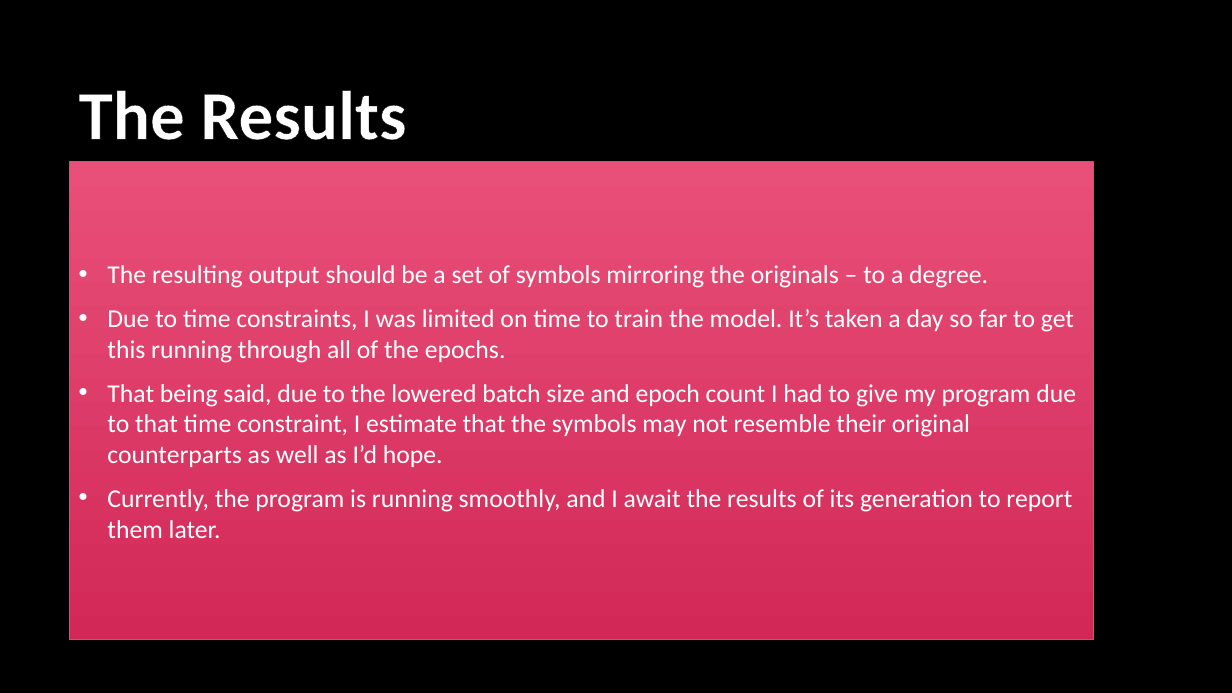
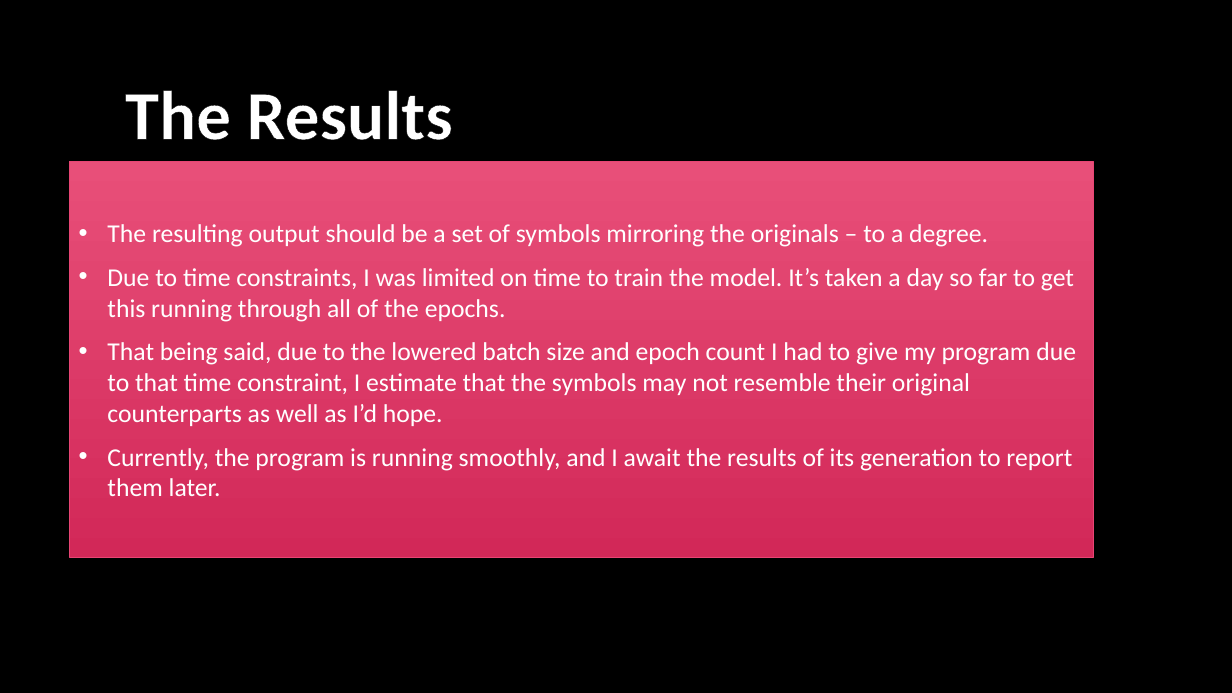
Before and after one commit to ezlaviol/Laviolette-Image-Diffusion-Machine-Learning-Project, a slide deck: slide 5 of Generative Image Diffusion.pptx. Drawn at 1232x693 pixels with LibreOffice and Linux fonts; fonts in the diff are those of the drawing; background and template pictures are left out. Boxes give left, top, right and bottom in pixels: in the first picture for what was removed or moved away, otherwise in the second. Text is boxed around its words. In the diff, an @@ line names an element or a change of style, - is before the commit and + after.

```diff
--- a/Generative Image Diffusion.pptx
+++ b/Generative Image Diffusion.pptx
@@ title "The Results": place and size @@
-title "The Results" at box(79, 90, 407, 140)
+title "The Results" at box(125, 90, 453, 140)
@@ text "The resulting output should be ...": place and size @@
-text "The resulting output should be ..." at box(69, 162, 1093, 640)
+text "The resulting output should be ..." at box(69, 162, 1093, 557)
```
Also in this commit, not shown: 2 other slides changed.
